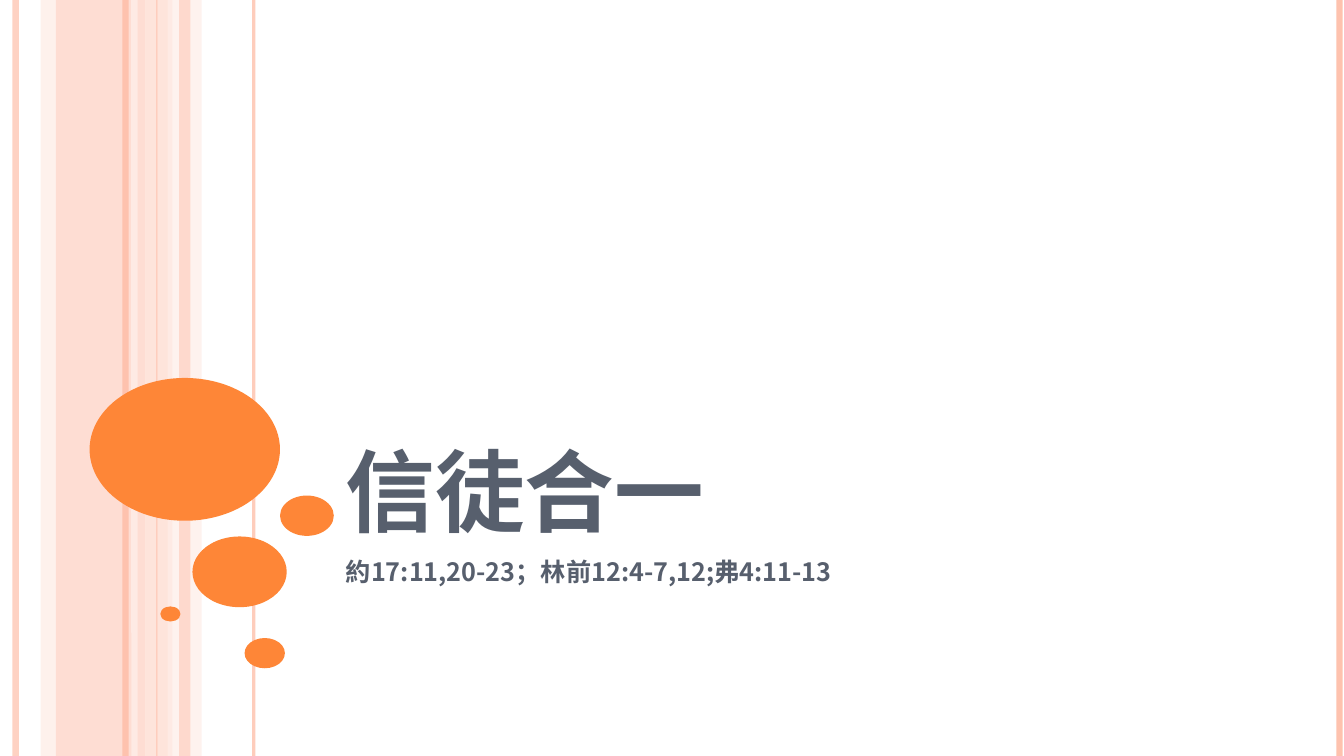
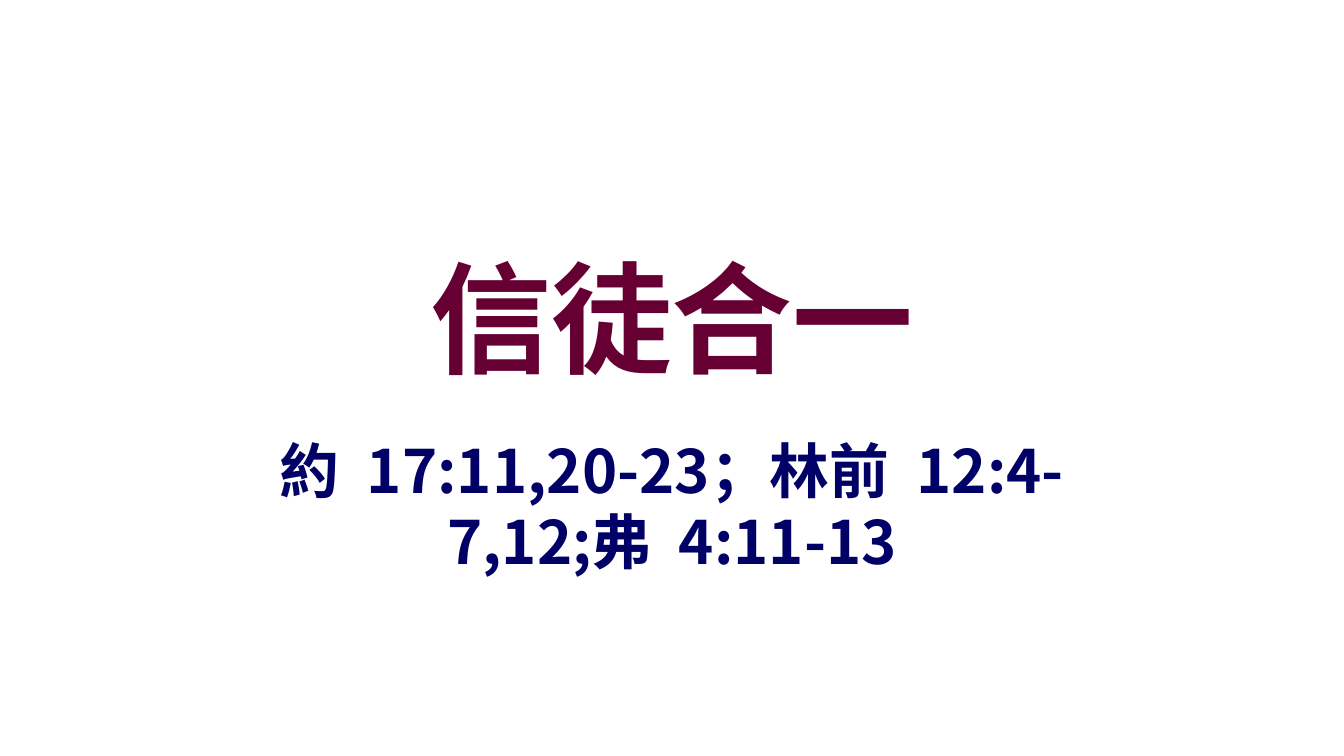
Before and after one commit to batisuoc/worship-resources, a slide deck: slide 1 of 40信徒合一.pptx. Drawn at 1344x756 pixels with LibreOffice and Linux fonts; fonts in the diff are those of the drawing; background and template pictures are left out. Boxes give left, top, right and bottom in pixels: in the first picture for what was removed or moved away, otherwise in the second. Text is boxed around its words. In the diff, an @@ line names an element or a change of style, - is before the commit and + after.

```diff
--- a/40信徒合一.pptx
+++ b/40信徒合一.pptx
@@ line removed from (16, 0) to (16, 756) @@
@@ rectangle removed at [40, 0, 55, 756] @@
@@ rectangle removed at [56, 0, 146, 756] @@
@@ line removed from (126, 0) to (126, 756) @@
@@ line removed from (134, 0) to (134, 756) @@
@@ rectangle removed at [145, 0, 172, 756] @@
@@ line removed from (157, 0) to (157, 756) @@
@@ rectangle removed at [167, 0, 202, 756] @@
@@ rectangle removed at [179, 0, 191, 756] @@
@@ line removed from (254, 0) to (254, 756) @@
@@ line removed from (1340, 0) to (1340, 756) @@
@@ title "信徒合一": place and size @@
-title "信徒合一" at [346, 448, 704, 534]
+title "信徒合一" at [430, 261, 914, 375]
@@ title "信徒合一" at [430, 261, 914, 375]: size 80 to 86.4 pt, text colour #575F6D to #660033, small capitals off; alignment left to centre; vertical alignment bottom to middle @@
@@ ellipse removed at [90, 378, 280, 521] @@
@@ subtitle at [280, 442, 1064, 577]: text changed; size 18 to 42.7 pt; text colour #575F6D to #000066 @@
-約17:11,20-23；林前12:4-7,12;弗4:11-13
+約 17:11,20-23；林前 12:4-7,12;弗 4:11-13
@@ ellipse removed at [280, 496, 334, 536] @@
@@ ellipse removed at [193, 536, 287, 607] @@
@@ ellipse removed at [160, 607, 180, 622] @@
@@ ellipse removed at [245, 638, 285, 668] @@
```
Also in this commit, not shown: 7 other slides changed.
